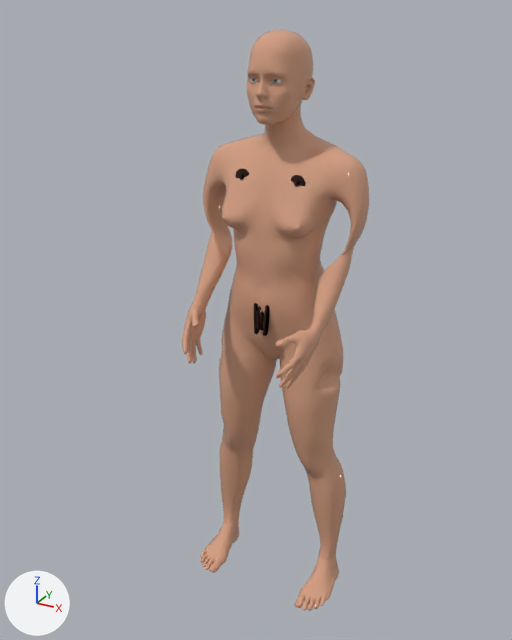
The glTF model public/bodymap3d/v3/real-human/body-erwachsener-weiblich-real-v3.glb: old version first, new version second.
Before and after are seen from a 50 mm camera at (0.875, -1.658, 1.768) aimed at (-0.044, 0.012, 0.932). Every picture has the same lights, and +X, +Y and +Z are marked at lower left. The first picture is the older version. Vertices at exactly the same position are counted once.

The older version as bpy lines, for what is in view:
```python
me_real_human_areola_left = bpy.data.meshes.new('real-human-areola-left')
me_real_human_areola_left.from_pydata(...)  # a UV sphere (20 segments, 12 rings, poles along z) spanning x -0.1049..-0.0602, y 0.0036..0.0122, z 1.3278..1.3726
me_real_human_areola_left.materials.append(mat_areola_skin)  # beige #b8897c
me_real_human_body = bpy.data.meshes.new('real-human-body')
me_real_human_body.from_pydata(...)  # 13380 vertices, 26756 faces; spans x -0.25..0.25, y -0.22..0.22, z 0.0..1.72
me_real_human_body.materials.append(mat_skin_real_human)
ob_real_human_areola_left = bpy.data.objects.new('real-human-areola-left', me_real_human_areola_left)
ob_real_human_areola_left.location = (0.0, 0.0, 0.0)
ob_real_human_body = bpy.data.objects.new('real-human-body', me_real_human_body)
ob_real_human_body.location = (0.0, 0.0, 0.0)
```
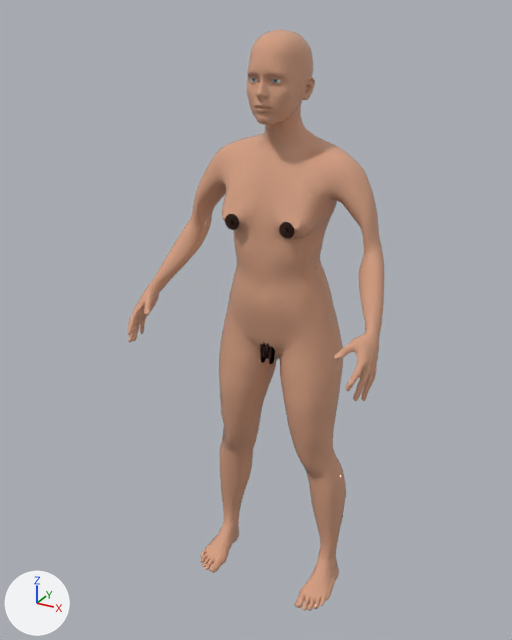
Location of each change, [x1, y1, x2, y2] in pixels of the pictures (512 x 640 px; the box of a moved part takes in the faces that stretch with it):
'real-human-body', reshaped (37% wider)
    before: [182, 29, 369, 611]
    after: [128, 29, 384, 611]
'real-human-areola-left', moved
    before: [236, 168, 249, 178]
    after: [225, 214, 239, 230]
part 1 of me_real_human_body, moved or reshaped
    before: [182, 144, 369, 392]
    after: [128, 147, 384, 401]

The change, as a diff of the scene's bpy script:
```diff
--- a/public/bodymap3d/v3/real-human/body-erwachsener-weiblich-real-v3.glb.py
+++ b/public/bodymap3d/v3/real-human/body-erwachsener-weiblich-real-v3.glb.py
@@ me_real_human_body @@
 # used by ob_real_human_body; location = (0.0, 0.0, 0.0)
-me_real_human_body.from_pydata(...)  # 13380 vertices, 26756 faces; spans x -0.25..0.25, y -0.22..0.22, z 0.0..1.72
+me_real_human_body.from_pydata(...)  # 13380 vertices, 26756 faces; spans x -0.37..0.37, y -0.22..0.22, z 0.0..1.72
+# me_real_human_body part 1: 4076 of 13380 vertices moved; they spanned x -0.25..0.25, y -0.22..0.13, z 0.77..1.41 and now span x -0.37..0.37, y -0.22..0.13, z 0.77..1.4; mean shift (0.0, 0.0, 0.02); largest move (-0.15, -0.16, 0.84) -> (-0.36, -0.16, 0.86)
 me_real_human_body.materials.append(mat_skin_real_human)
@@ me_real_human_areola_left @@
 # used by ob_real_human_areola_left; location = (0.0, 0.0, 0.0)
-me_real_human_areola_left.from_pydata(...)  # 222 vertices, 440 faces; spans x -0.1049..-0.0602, y 0.0036..0.0122, z 1.3278..1.3726
+me_real_human_areola_left.from_pydata(...)  # 222 vertices, 440 faces; spans x -0.1049..-0.0602, y -0.0557..-0.0471, z 1.216..1.2608
+# me_real_human_areola_left part 2: the whole mesh is moved by (0.0, -0.0593, -0.1118)
 me_real_human_areola_left.materials.append(mat_areola_skin)
```
